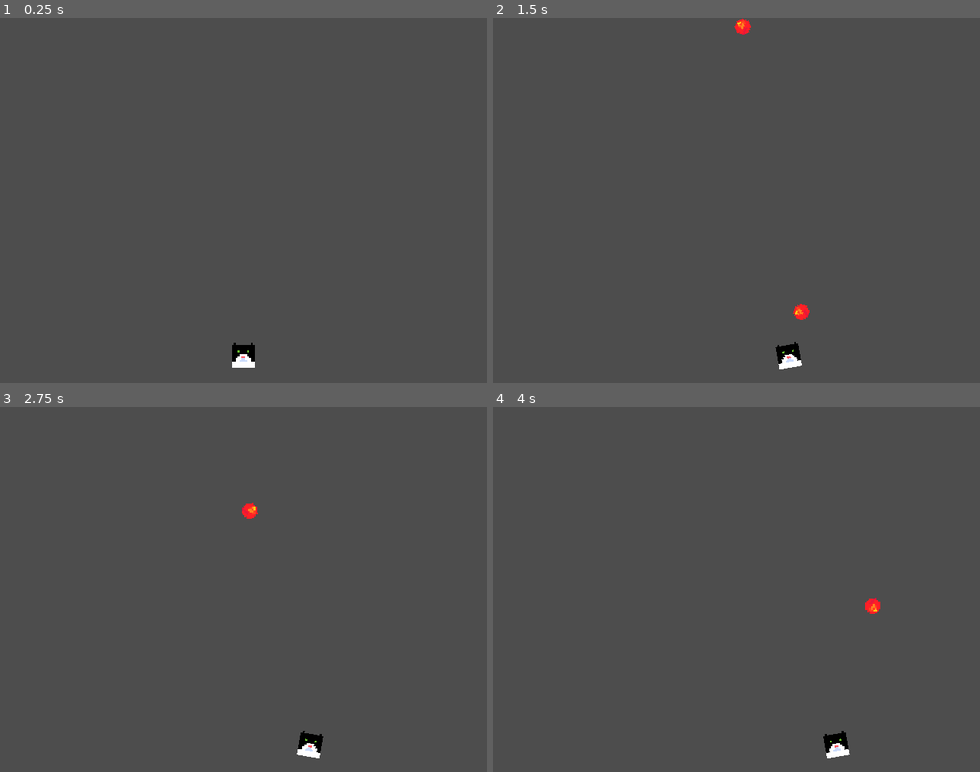
Above: before the commit, frames 1-4 (two rows, left to right).
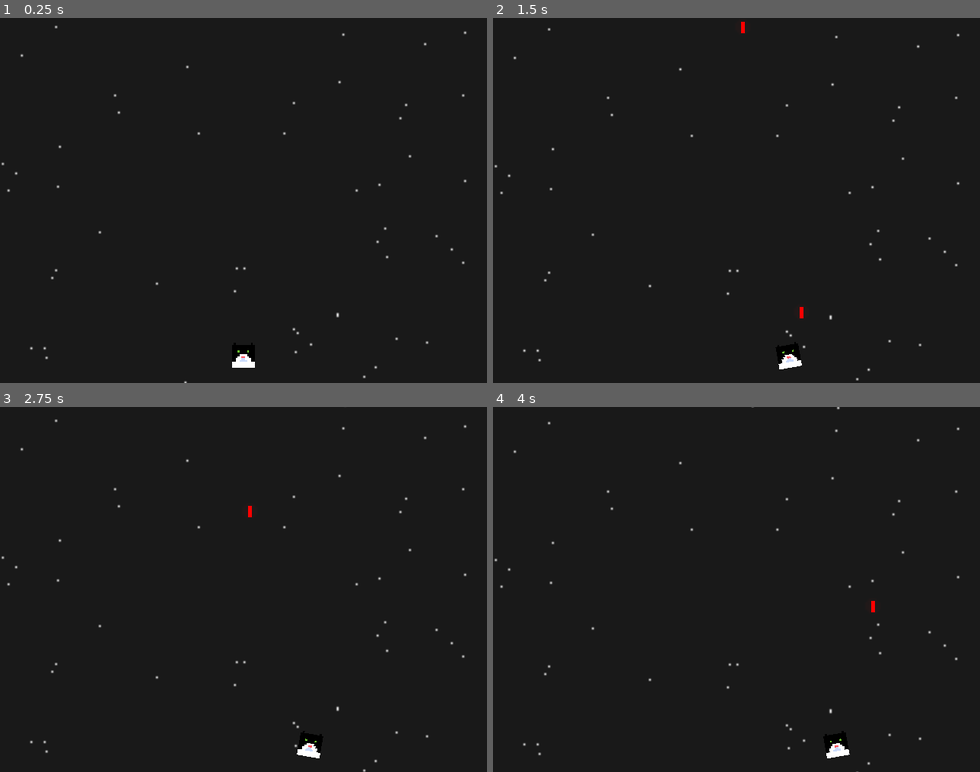
Above: after the commit, the same moments.

Repository: mrborghini/cat-game
Game: Godot game, scene res://Scenes/main.tscn
The game is run twice, just before and just after one commit, with the same random seed, the same clock (stepped at 60 frames per second) and the same inputs.
Inputs (mouse positions are in pixels of both pictures, inside the frame that each line leads up to):
- Up to frame 1 (0.25 s): no input
- Up to frame 2 (1.5 s): move the mouse to (595, 87) at 0.52 s; hold D (right) 0.53-1.28 s; click (595, 87) at 0.6 s; move the mouse to (639, 218) at 1.27 s; hold A (left) from 1.28 s (still down); click (639, 218) at 1.35 s
- Up to frame 3 (2.75 s): move the mouse to (292, 509) at 2.02 s; release A (left) at 2.03 s; hold D (right) from 2.03 s (still down); click (292, 509) at 2.1 s
- Up to frame 4 (4 s): move the mouse to (712, 662) at 2.77 s; click (712, 662) at 2.85 s; move the mouse to (882, 644) at 3.52 s; release D (right) at 3.53 s; hold A (left) from 3.53 s (still down); click (882, 644) at 3.6 s

The runs differ from the first frame. In frame 1, 100% of the frame differs, in the area x 0-100%, y 0-100%; in frame 2, 100%; in frame 3, 100%; in frame 4, 100%.

Commit message:
Added scrolling bg

Diff:
--- a/Scenes/main.tscn
+++ b/Scenes/main.tscn
@@ -1,9 +1,11 @@
-[gd_scene load_steps=3 format=3 uid="uid://cdhr68sidstfa"]
+[gd_scene load_steps=4 format=3 uid="uid://cdhr68sidstfa"]
 
 [ext_resource type="PackedScene" uid="uid://bmjsssgtf561d" path="res://Scenes/Player.tscn" id="1_2werf"]
+[ext_resource type="Script" path="res://Scripts/world.gd" id="1_617ei"]
 [ext_resource type="PackedScene" uid="uid://b81cjrbgg2thg" path="res://Scenes/ui.tscn" id="2_bh1o3"]
 
 [node name="World" type="Node2D"]
+script = ExtResource("1_617ei")
 
 [node name="Camera2D" type="Camera2D" parent="."]
 zoom = Vector2(2.5, 2.5)
@@ -23,5 +25,3 @@
 [node name="UI" parent="Control" instance=ExtResource("2_bh1o3")]
 layout_mode = 1
 scale = Vector2(0.275, 0.275)
-
-[node name="TileMapLayer" type="TileMapLayer" parent="."]
--- a/Scenes/projectile.tscn
+++ b/Scenes/projectile.tscn
@@ -1,20 +1,23 @@
-[gd_scene load_steps=4 format=3 uid="uid://cur4rfo3fk6s5"]
+[gd_scene load_steps=5 format=3 uid="uid://cur4rfo3fk6s5"]
 
 [ext_resource type="Texture2D" uid="uid://bcy1wxv0rmbf3" path="res://sprites/fireball.png" id="1_cxcn1"]
 [ext_resource type="Script" path="res://Scripts/projectile.gd" id="1_rlpqv"]
+[ext_resource type="Texture2D" uid="uid://con1je02kaeeo" path="res://sprites/bullet.png" id="2_klm64"]
 
 [sub_resource type="RectangleShape2D" id="RectangleShape2D_2viwo"]
-size = Vector2(8, 8)
+size = Vector2(2, 6)
 
 [node name="Area2D" type="Area2D"]
 script = ExtResource("1_rlpqv")
+rotation_speed = 0.0
 
 [node name="CollisionShape2D" type="CollisionShape2D" parent="."]
 shape = SubResource("RectangleShape2D_2viwo")
 
 [node name="Sprite2D" type="Sprite2D" parent="."]
 texture_filter = 1
-texture = ExtResource("1_cxcn1")
+position = Vector2(0, -1.84)
+texture = ExtResource("2_klm64")
 
 [node name="PointLight2D" type="PointLight2D" parent="."]
 color = Color(0.333311, 3.76021e-07, 7.21961e-08, 1)
--- /dev/null
+++ b/Scripts/background-move.gd
@@ -0,0 +1,8 @@
+extends Sprite2D
+
+@export var scroll_speed: float = 1
+
+func _process(delta: float) -> void:
+    var next_pos: float = scroll_speed * delta
+    var current_pos: Vector2 = self.position
+    self.position = Vector2(current_pos.x, current_pos.y + next_pos)
--- a/Scripts/projectile.gd
+++ b/Scripts/projectile.gd
@@ -4,6 +4,9 @@
 @export var projectile_speed: float = 200
 @export var despawn_time: float = 5
 var current_time: float = 0
+
+func _ready() -> void:
+	self.rotation_degrees = 0
 
 func _process(delta: float) -> void:
 	# Handle despawn time
--- /dev/null
+++ b/Scripts/world.gd
@@ -0,0 +1,33 @@
+extends Node2D
+
+const WIDTH = 256
+const HEIGHT = 256
+
+@export var white_probability: float = 0.001
+@export var primary_color: Color = Color(0.1, 0.1, 0.1)
+@export var secondary_color: Color = Color(1, 1, 1)
+@export var scroll_speed: float = 1
+var cscript: Script = load("res://Scripts/background-move.gd")
+
+func generate_background() -> void:
+	var image: Image = Image.create(WIDTH, HEIGHT, false, Image.FORMAT_RGB8)
+
+	# Generate pixels
+	for x in range(WIDTH):
+		for y in range(HEIGHT):
+			var color: Color = Color(1, 1, 1) if randf() < white_probability else Color(0.1, 0.1, 0.1)
+			image.set_pixel(x, y, color)
+
+	# Create a texture from the image
+	var texture: ImageTexture = ImageTexture.create_from_image(image)
+
+	# Display the texture
+	var sprite: Sprite2D = Sprite2D.new()
+	sprite.texture = texture
+	sprite.z_index = -1
+	sprite.set_script(cscript)
+	sprite.scroll_speed = scroll_speed
+	add_child(sprite)
+
+func _ready() -> void:
+	generate_background()
Binary file added: sprites/bullet.png
Not shown, added: sprites/bullet.png.import
